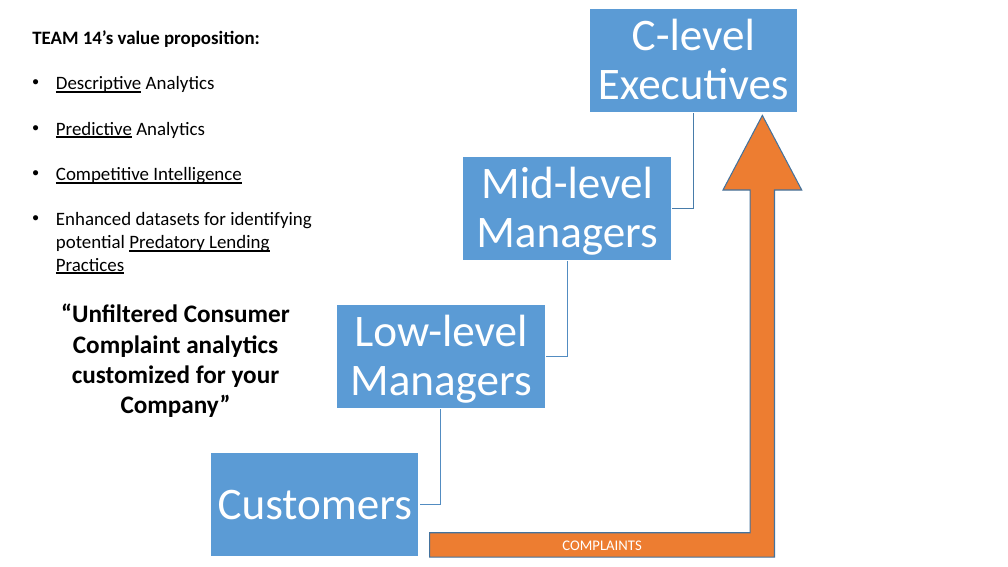
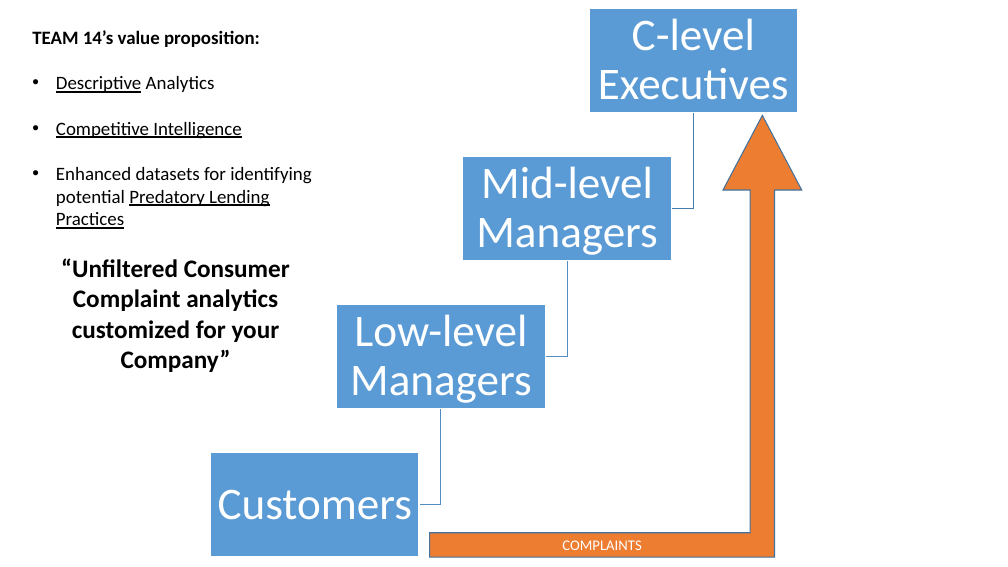
Before and after one commit to DS501-17F-Team14/Case-Study-4, a slide deck: slide 3 of Case_Study_4_Pitch_TODD.pptx. Drawn at 1008x567 pixels with LibreOffice and Linux fonts; fonts in the diff are those of the drawing. Boxes give left, top, right and bottom in pixels: in the first picture for what was removed or moved away, otherwise in the second. Text is boxed around its words. In the diff, an @@ line names an element or a change of style, - is before the commit and + after.

Commit message:
removed reference to "predictive analytics"
we have not code using machine learning algorithms for predictive analytics

```diff
--- a/Case_Study_4_Pitch_TODD.pptx
+++ b/Case_Study_4_Pitch_TODD.pptx
@@ text at box(56, 122, 205, 138): paragraph removed @@
-• Predictive Analytics
```
